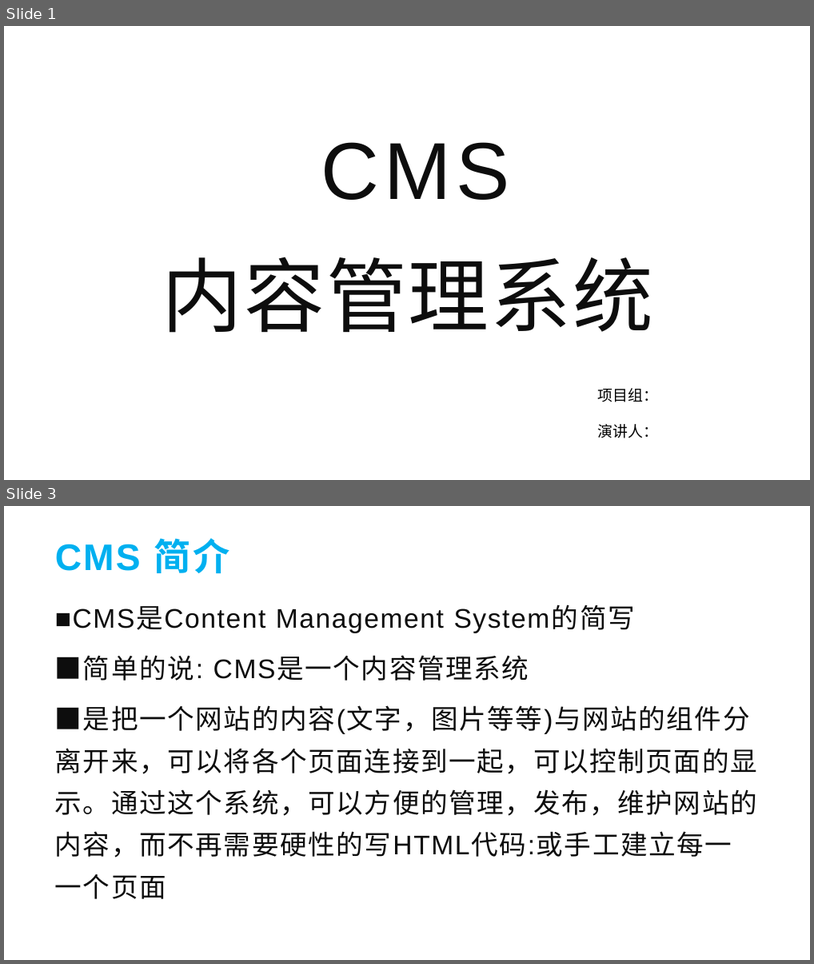
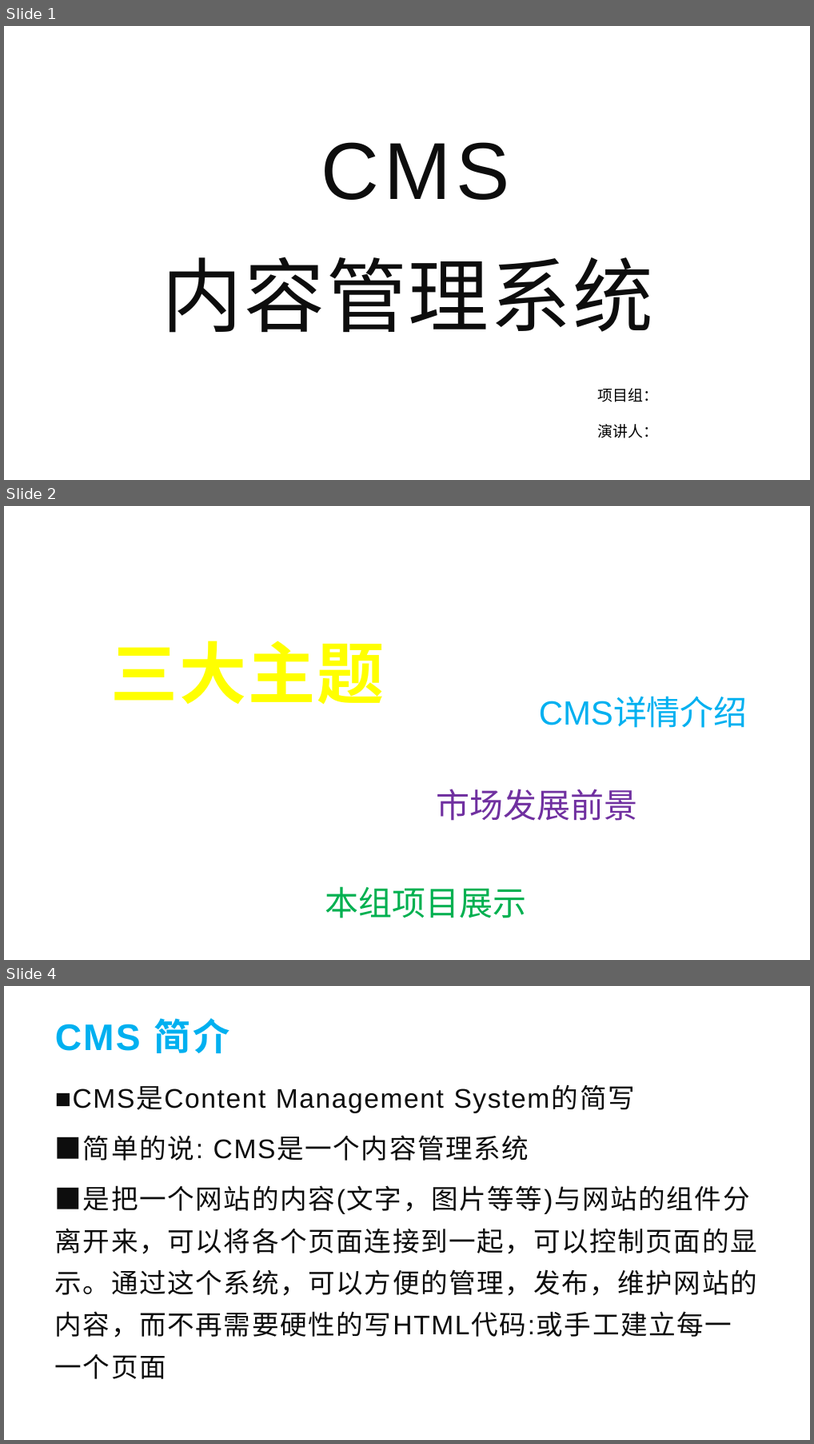
Before and after one commit to S180715J/cms, a slide deck: 02document/50日志/0327/cms测试模板.pptx. Shown one above the other, each under a label of ours: slides 1 and 3 before the commit, slides 1, 2 and 4 after it; the slides between them are not shown. The pictures are 814x964 and 814x1444 pixels, drawn with LibreOffice and Linux fonts; fonts in the diff are those of the drawing; background and template pictures are left out. Boxes give left, top, right and bottom in pixels: in the first picture for what was removed or moved away, otherwise in the second. Text is boxed around its words. In the diff, an @@ line names an element or a change of style, - is before the commit and + after.

```diff
--- a/02document/50日志/0327/cms测试模板.pptx
+++ b/02document/50日志/0327/cms测试模板.pptx
@@ slide 2 added at bbox=[4, 506, 810, 960], background picture (left out) @@
@@ title added at bbox=[110, 640, 384, 704], 80 pt, text #FFFF00, bold @@
+三大主题
@@ text added at bbox=[539, 698, 748, 728], 40 pt, text #00B0F0 @@
+CMS详情介绍
@@ text added at bbox=[437, 788, 638, 820], 40 pt, text #7030A0 @@
+市场发展前景
@@ text added at bbox=[326, 886, 527, 918], 40 pt, text #00B050 @@
+本组项目展示
@@ what was slide 3 is now slide 4 @@
```
Also in this commit, not shown: 1 slide changed, 4 other slides added.
